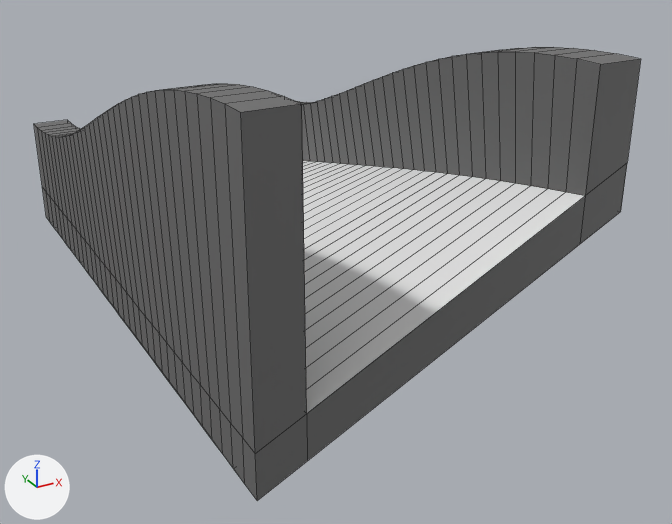
Before and after pictures for a commit that changed the FBX model Models/track_tileset_pieces/blockin/blockin_slanttransition_steep_32x64_right_wall_sides.fbx.
The view is the same before and after, from a 50 mm camera at (-4.43, -11.72, 4.55) aimed at (0.47, -2.8, 0.09). Arrows for +X, +Y and +Z are at lower left; the lights stay in place. Mesh edges are drawn as thin lines. Where no turn or scale is listed for an object, it has been applied to the vertices.

Objects in the first picture: 'slanttransition_steep_32x64_right_wall_sides'.
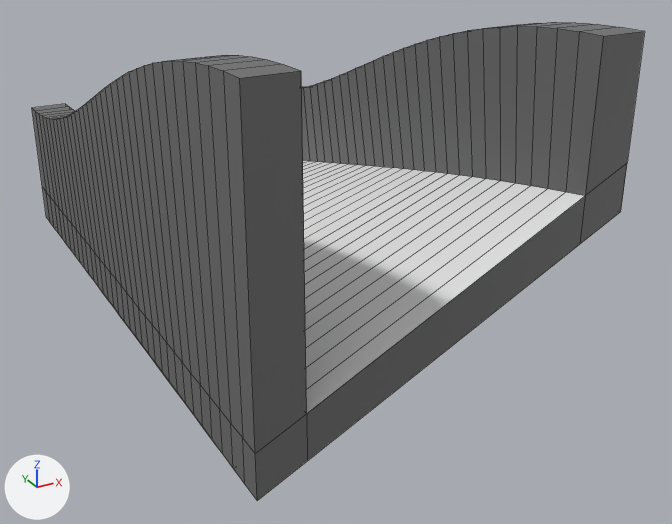
Pixel boxes (x1, y1, x2, y2) of what changed, in the pictures (672 x 524 px; the box of a moved part takes in the faces that stretch with it):
'slanttransition_steep_32x64_right_wall_sides', reshaped: before (34, 47, 641, 501); after (32, 22, 644, 501)
part 1 of me_slanttransition_steep_32x64_right_wall_sides, moved or reshaped: before (296, 47, 641, 196); after (302, 22, 644, 196)
part 2 of me_slanttransition_steep_32x64_right_wall_sides, moved or reshaped: before (34, 84, 307, 453); after (32, 55, 307, 453)

The change, as a list of edits to the scene's bpy script:
```text
Change me_slanttransition_steep_32x64_right_wall_sides:
    used by ob_slanttransition_steep_32x64_right_wall_sides; location = (0.0, 0.0, 0.0)
    remove me_slanttransition_steep_32x64_right_wall_sides.from_pydata(...)  # 440 vertices, 406 faces; spans x -1.92..1.92, y -5.76..1.92, z -0.48..2.88
    add me_slanttransition_steep_32x64_right_wall_sides.from_pydata(...)  # 440 vertices, 406 faces; spans x -1.92..1.92, y -5.76..1.92, z -0.48..3.12
    me_slanttransition_steep_32x64_right_wall_sides part 1: 68 of the vertices in x 1.44..1.92, y -5.76..1.92, z 0.96..2.88 are moved by (0.0, 0.0, 0.24)
    me_slanttransition_steep_32x64_right_wall_sides part 2: all 68 vertices in x -1.92..-1.44, y -5.76..1.92, z 0.96..2.88 are moved by (0.0, 0.0, 0.24)
```
